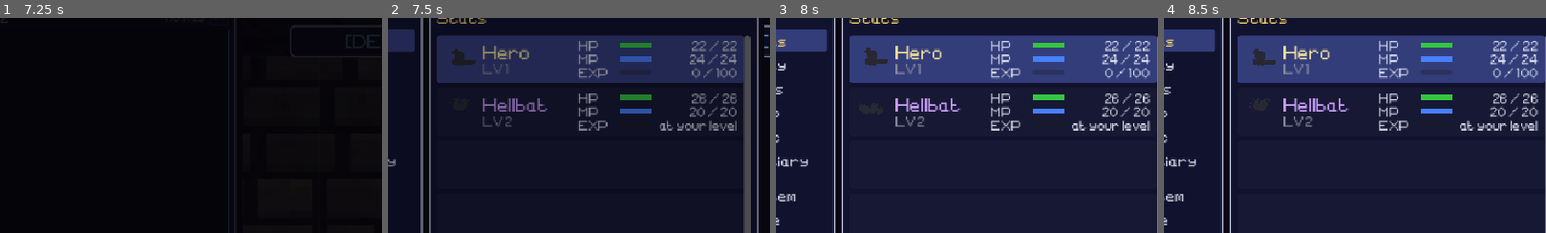
Above: before the commit, frames 1-4 (left to right).
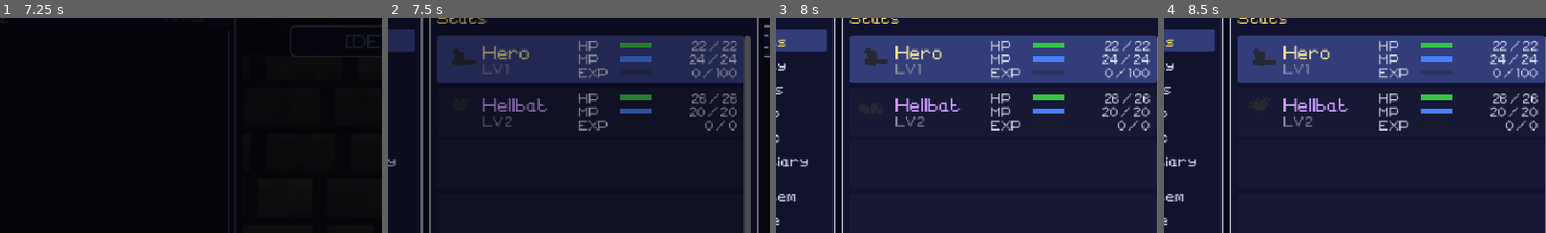
Above: after the commit, the same moments.

Repository: tausiftt5238/four-dragons-deep
Game: Godot game, scene res://scenes/title.tscn
The game is run twice, just before and just after one commit, with the same random seed, the same clock (stepped at 60 frames per second) and the same inputs.
Inputs (mouse positions are % of the whole screen's width and height, from its top left):
- Up to frame 1 (7.25 s): tap Enter (ui_accept) at 0.5, 0.77, 3.77 s; move the mouse to (45, 70) at 0.52 s; hold Up (ui_up) 0.53-1.25 s; tap Z at 0.6 s; click (45, 70) at 0.67 s; drag from (80, 65) to (45, 70) at 1.27 s; move the mouse to (20, 35) at 2.02 s; hold Left (ui_left) 2.03-2.75 s; tap Keypad Enter at 2.1 s; drag from (55, 50) to (20, 35) at 2.77 s; move the mouse to (35, 25) at 3.52 s; hold Down (ui_down) 3.53-4.25 s; tap Q at 3.6 s; drag from (72, 45) to (35, 25) at 4.27 s; click "Skip" at 5 s; move the mouse to (30, 55) at 5.77 s; hold W (ui_up) 5.78-6.5 s; hold X (no) 5.78-6.5 s; tap N at 5.85 s; click (30, 55) at 5.92 s; drag from (60, 28) to (30, 55) at 6.52 s
- Up to frame 2 (7.5 s): move the mouse to (45, 70) at 7.27 s; hold D (right) from 7.28 s (still down); hold X (no) from 7.28 s (still down)
- Up to frame 3 (8 s): keep holding D (right); keep holding X (no); tap Z (ui_accept) at 7.52 s
- Up to frame 4 (8.5 s): release D (right) at 8 s; release X (no) at 8 s; drag from (80, 65) to (45, 70) at 8.02 s
The pictures show only the part of the screen within x 8-58%, y 5-55%; the shares and areas given below are measured in that part.

Frame 1 is identical in both runs. In frame 2, 0.5% of the frame differs, in the area x 71-92%, y 47-53%; in frame 3, 0.6%, in the area x 77-98%, y 47-53%; in frame 4, 0.6%.

Commit message:
Menu Stats: a demon at the hero's level reads EXP 0 / 0
Co-Authored-By: Claude Opus 5.5 <noreply@anthropic.com>
Claude-Session: https://claude.ai/code/session_014DdjP6hU89yrXVoqJSFYGi

Diff:
--- a/scripts/ui/menu_tab_stats.gd
+++ b/scripts/ui/menu_tab_stats.gd
@@ -129,9 +129,9 @@
 		# Rebuilt whole for every fight, so its bars read full.
 		hp = [demon.max_hp, demon.max_hp]
 		mp = [demon.max_mp, demon.max_mp]
-		# A demon stops banking exp at the hero's level.
+		# A demon stops banking exp at the hero's level: 0 / 0 until he climbs.
 		if demon.lv >= p.lv:
-			exp_row = _make_bar_row("EXP", 0, 0, Color(0.90, 0.70, 0.10), "at your level")
+			exp_row = _make_bar_row("EXP", 0, 0, Color(0.90, 0.70, 0.10))
 		else:
 			exp_row = _make_bar_row("EXP", int(p.demon_exp.get(demon_name, 0)),
 					PlayerCharacter.demon_exp_to_next(demon.lv), Color(0.90, 0.70, 0.10))
@@ -244,8 +244,7 @@
 	grid.add_child(val_lbl)
 
 
-func _make_bar_row(label: String, current: int, maximum: int, color: Color,
-		note: String = "") -> HBoxContainer:
+func _make_bar_row(label: String, current: int, maximum: int, color: Color) -> HBoxContainer:
 	var row: HBoxContainer = HBoxContainer.new()
 	row.add_theme_constant_override("separation", 8)
 
@@ -272,13 +271,13 @@
 	row.add_child(bar)
 
 	var num_lbl: Label = Label.new()
-	num_lbl.text = note if note != "" else "%d / %d" % [current, maximum]
+	num_lbl.text = "%d / %d" % [current, maximum]
 	num_lbl.custom_minimum_size = Vector2(90, 0)
 	num_lbl.horizontal_alignment = HORIZONTAL_ALIGNMENT_RIGHT
 	if small:
 		num_lbl.add_theme_font_size_override("font_size", SidePanel.SMALL)
-		# One width for every number column, words included, so the bars
-		# all end in the same place.
+		# One width for every number column, so the bars all end in the
+		# same place.
 		num_lbl.custom_minimum_size = Vector2(100, 0)
 		num_lbl.clip_text = true
 	row.add_child(num_lbl)
